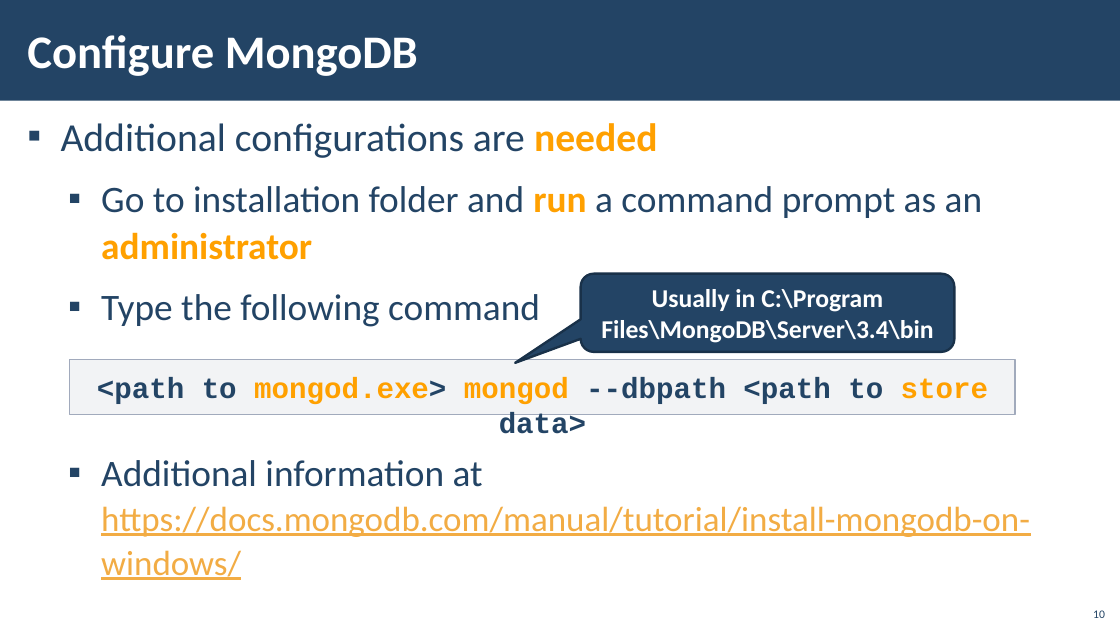
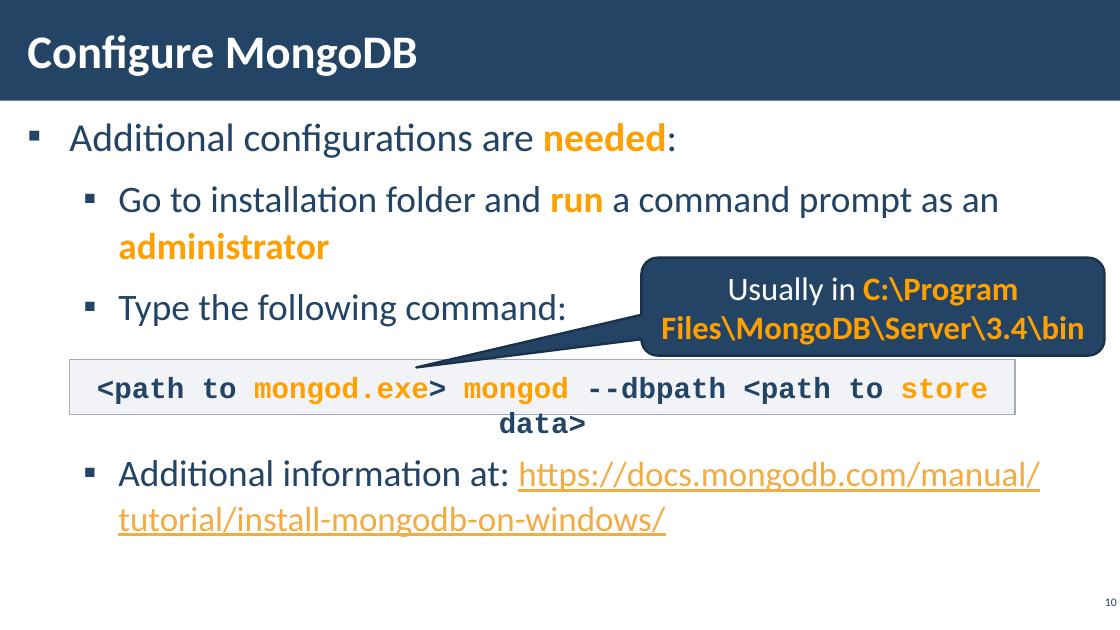
Before and after one commit to IvanVarbanov/SoftUni, a slide deck: slide 10 of JavaScript/05.JavaScript-Back-End/07.NoSQL-and-MongoDB/04. NoSQL-and-MongoDB.pptx. Drawn at 1120x630 pixels with LibreOffice and Linux fonts; fonts in the diff are those of the drawing; background and template pictures are left out. Boxes give left, top, right and bottom in pixels: in the first picture for what was removed or moved away, otherwise in the second. Text is boxed around its words. In the diff, an @@ line names an element or a change of style, - is before the commit and + after.

```diff
--- a/JavaScript/05.JavaScript-Back-End/07.NoSQL-and-MongoDB/04. NoSQL-and-MongoDB.pptx
+++ b/JavaScript/05.JavaScript-Back-End/07.NoSQL-and-MongoDB/04. NoSQL-and-MongoDB.pptx
@@ text at (69, 123, 677, 158): text changed @@
-▪ Additional configurations are needed
+▪ Additional configurations are needed:
@@ text at (118, 186, 999, 260): indent changed @@
@@ rounded speech box "Usually in C:\Program Files\MongoDB\Server\3.4\bin": place and size @@
-rounded speech box "Usually in C:\Program Files\MongoDB\Server\3.4\bin" at (581, 274, 954, 352)
+rounded speech box "Usually in C:\Program Files\MongoDB\Server\3.4\bin" at (642, 258, 1105, 356)
@@ rounded speech box "Usually in C:\Program Files\MongoDB\Server\3.4\bin" at (642, 258, 1105, 356): size 22 to 28 pt; text colour #FFFFFF to #FFA000 in "C:\Program Files\MongoDB\Server\3.4\bin"; bold off in "Usually in"; outline #193149 2 pt to #1A324B 2 pt; proportions changed @@
@@ text at (118, 294, 1040, 537): text changed @@
-  ▪ Type the following command
-  ▪ Additional information at https://docs.mongodb.com/manual/tutorial/install-mongodb-on-windows/
+  ▪ Type the following command:
+  ▪ Additional information at: https://docs.mongodb.com/manual/tutorial/install-mongodb-on-windows/
@@ rectangle "<path to mongod.exe> mongod --dbpath ..." at (70, 360, 1015, 415): fill #C1C6D1 at 20% opacity to #C2C7D2 at 20% opacity; outline #A1AABC 1 pt to #A3ABBC 1 pt @@
@@ page number: place and size @@
-page number at (1093, 610, 1105, 618)
+page number at (1105, 598, 1117, 606)
@@ page number at (1105, 598, 1117, 606): vertical alignment bottom to middle @@
```
Also in this commit, not shown: 40 other slides changed, 5 slides added, 3 slides removed, 26 other files.
